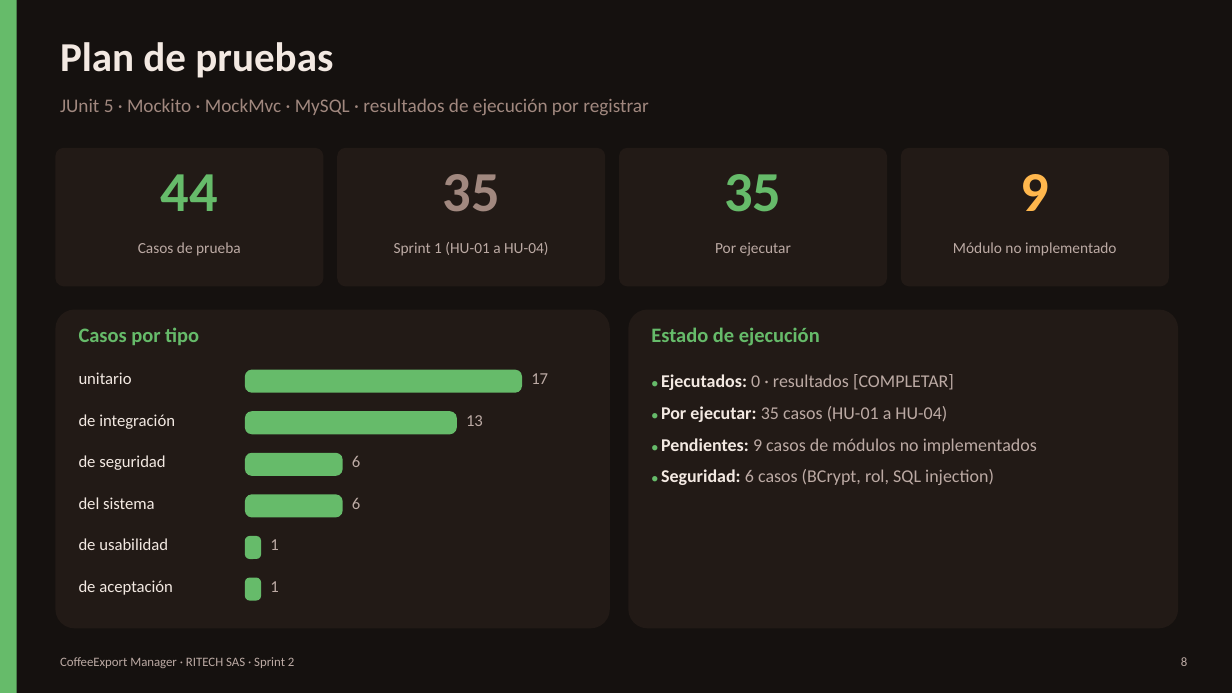
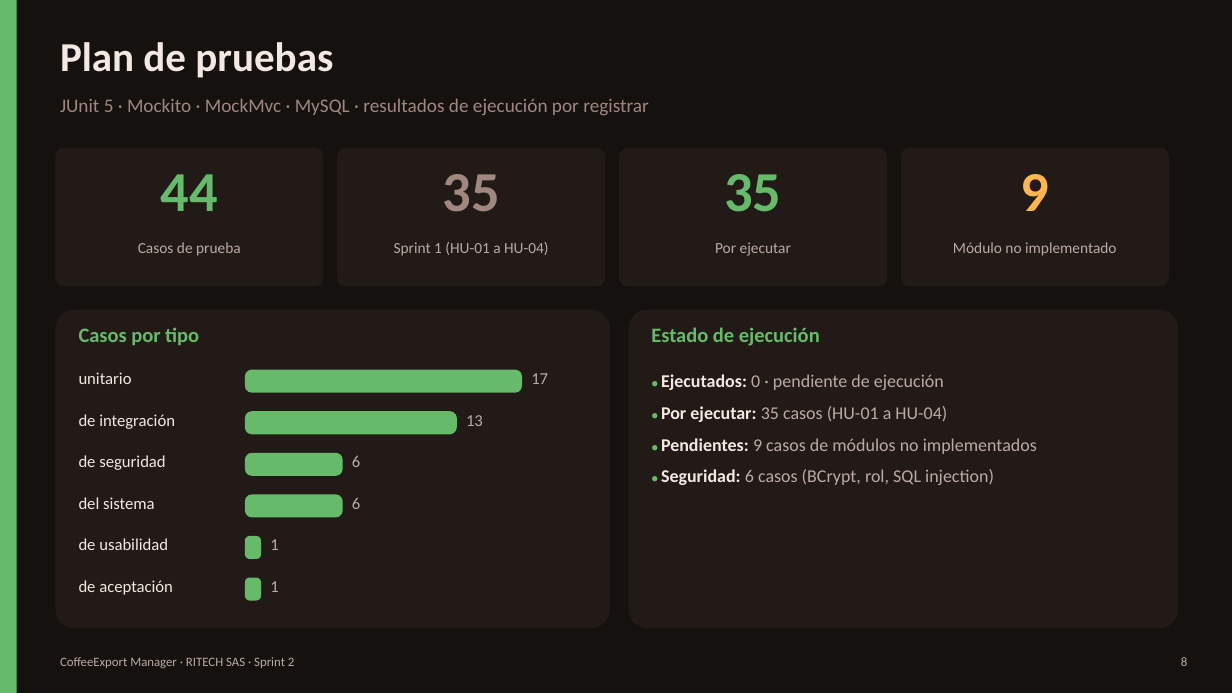
Before and after one commit to brayanckr/Proyecto-Calidad-de-software, a slide deck: slide 8 of docs/sprint2/CoffeeExport_Manager_Sprint2.pptx. Drawn at 1232x693 pixels with LibreOffice and Linux fonts; fonts in the diff are those of the drawing. Boxes give left, top, right and bottom in pixels: in the first picture for what was removed or moved away, otherwise in the second. Text is boxed around its words. In the diff, an @@ line names an element or a change of style, - is before the commit and + after.

```diff
--- a/docs/sprint2/CoffeeExport_Manager_Sprint2.pptx
+++ b/docs/sprint2/CoffeeExport_Manager_Sprint2.pptx
@@ text at (x1=661, y1=374, x2=944, y2=390): text changed @@
-● Ejecutados: 0 · resultados [COMPLETAR]
+● Ejecutados: 0 · pendiente de ejecución
```
Also in this commit, not shown: 1 other slide changed.
